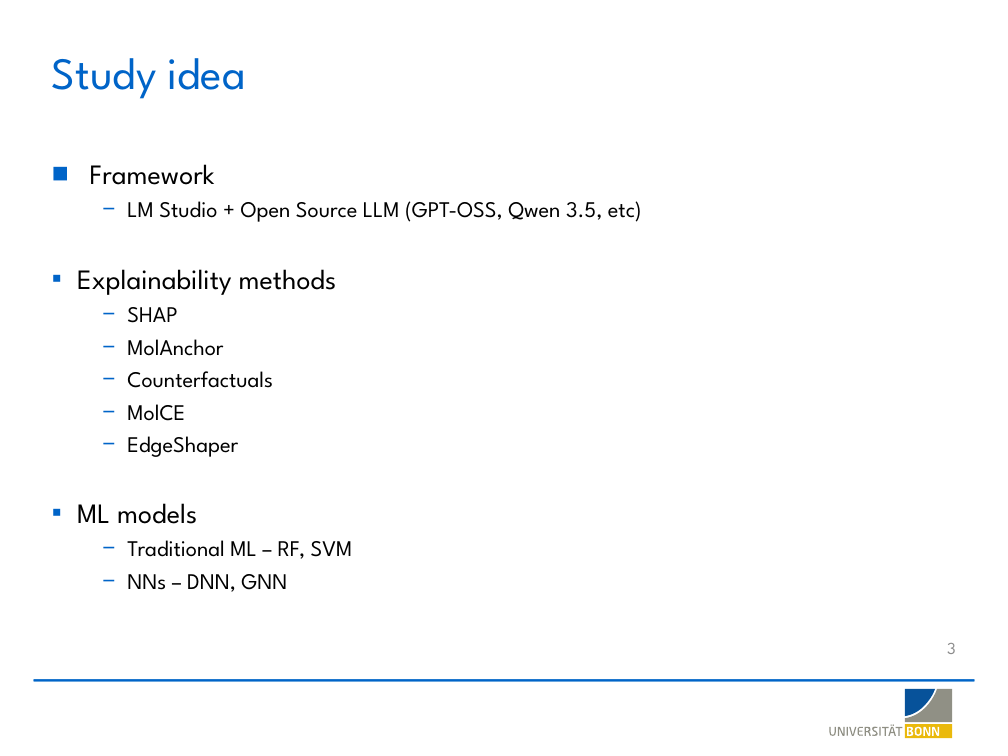
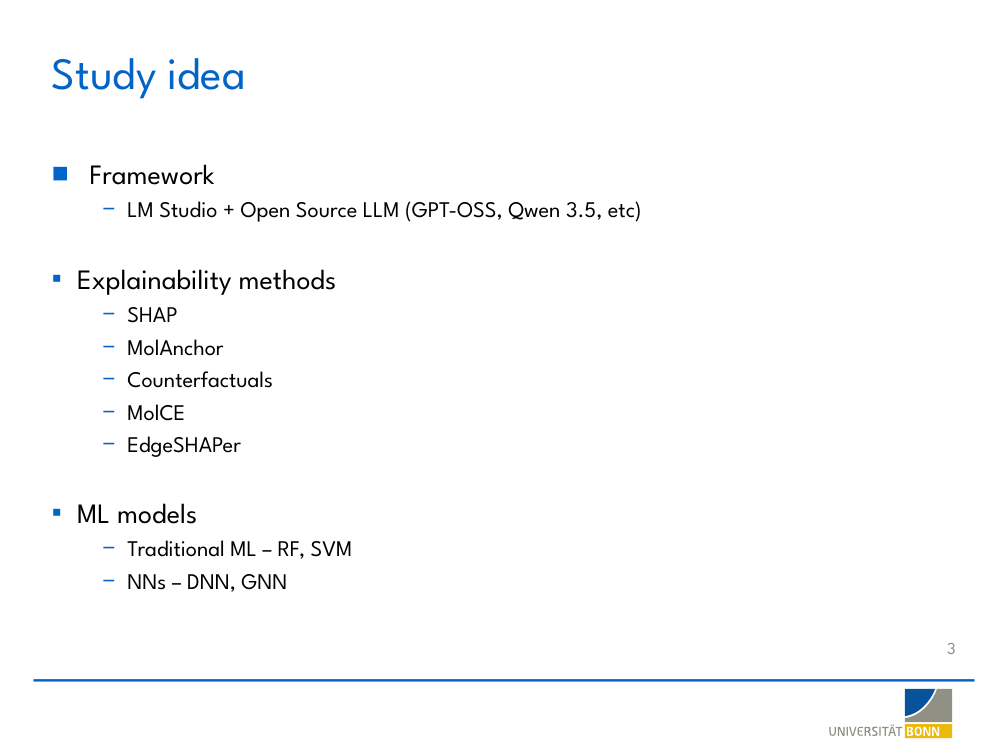
Before and after one commit to LSI-Uni-Bonn/ChemicHAL, a slide deck: slide 3 of slides/AI_Agent_Explainability.pptx. Drawn at 1008x756 pixels with LibreOffice and Linux fonts; fonts in the diff are those of the drawing; background and template pictures are left out. Boxes give left, top, right and bottom in pixels: in the first picture for what was removed or moved away, otherwise in the second. Text is boxed around its words. In the diff, an @@ line names an element or a change of style, - is before the commit and + after.

```diff
--- a/slides/AI_Agent_Explainability.pptx
+++ b/slides/AI_Agent_Explainability.pptx
@@ text at bbox=[127, 436, 240, 457]: text changed @@
-  − EdgeShaper
+  − EdgeSHAPer
```
Also in this commit, not shown: 2 other slides changed.
